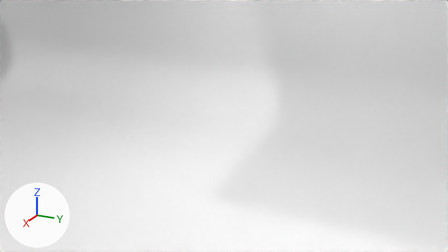
A saved change to the Blender file Blender/Environment/Render_Type_1.blend.
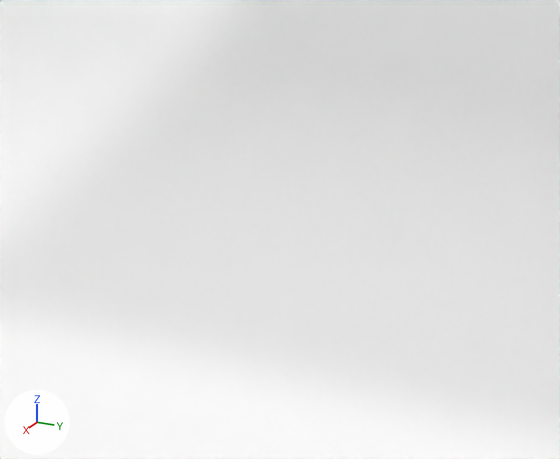
The first picture shows the older version from the file's camera 'Camera'. The close-ups show both versions on the part from 49% to 79% of the width and 49% to 94% of the height of that picture; other places that the commit changed are outside them. The lights are fixed; the arrows at lower left show +X, +Y and +Z.

The scene before the commit, as lines of its bpy script (objects in view):
```python
me_plane_002 = bpy.data.meshes.new('Plane.002')
me_plane_002.from_pydata(...)  # 48 vertices, 30 faces; spans x -4.12..4.24, y -3.59..0.41, z -0.34..2.93
me_plane_002.polygons.foreach_set('use_smooth', [True] * 30)
me_plane_002.materials.append(mat_material_011)  # grey #b0b0b0
ob_plane = bpy.data.objects.new('Plane', me_plane_002)
ob_plane.location = (-1.0, -0.61, 0.338)
ob_plane.rotation_euler = (0.0, 0.0, 1.571)  # degrees (0, 0, 90)
```
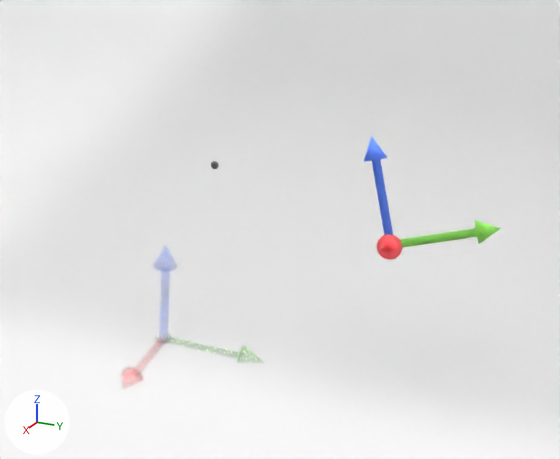
What differs and where, as boxes [x1, y1, x2, y2] in the close-ups (560 x 459 px):
'AX_Y.001', added (green)
    after: [400, 220, 501, 248]
'AX_Z.001', added (blue)
    after: [364, 136, 393, 235]
'AX_Z.002', added
    after: [153, 245, 177, 336]
'AX_Y.002', added
    after: [169, 337, 264, 363]
'AX_X.002', added
    after: [121, 339, 165, 389]
'AX_X.001', added (red)
    after: [377, 234, 402, 260]
'Viewpoint', added
    after: [155, 332, 171, 344]
'Control_Point_4', added
    after: [211, 161, 219, 169]

Edits to the bpy script that builds the scene:
```text
Add ob_control_point_4:
    ob_control_point_4 = bpy.data.objects.new('Control_Point_4', me_sphere_004)  # a UV sphere (32 segments, 16 rings, poles along z) spanning x -0.00422..0.00422, y -0.00422..0.00422, z -0.00422..0.00422; in mat_control_point_1_mat_003 (black #3f3f3f)
    ob_control_point_4.location = (0.125, 0.1, 0.3)
Add ob_ax_x_001:
    ob_ax_x_001 = bpy.data.objects.new('AX_X.001', me_ax_x_001)  # 113 vertices, 180 faces; spans x 0.0..0.1265, y -0.0143..0.0137, z -0.0137..0.0142; in mat_xaxis_003 (red #e7373e)
    ob_ax_x_001.parent = ob_viewpoint_control_point_n
    ob_ax_x_001.location = (0.0, 0.0, 0.385)
Add ob_viewpoint_control_point_n:
    ob_viewpoint_control_point_n = bpy.data.objects.new('Viewpoint_Control_Point_n', me_viewpoint_2_001)  # a UV sphere (32 segments, 16 rings, poles along z) spanning x -0.01..0.01, y -0.01..0.01, z -0.01..0.01; in mat_material_005 (white #e7e7e7)
    ob_viewpoint_control_point_n.location = (-0.065, 0.25, 0.15)
    ob_viewpoint_control_point_n.rotation_euler = (0.349, -0.349, 0.349)  # degrees (20, -20, 20)
Add ob_ax_y_001:
    ob_ax_y_001 = bpy.data.objects.new('AX_Y.001', me_ax_y_001)  # 113 vertices, 180 faces; spans x -0.0137..0.0143, y 0.0..0.1265, z -0.0137..0.0142; in mat_yaxis_003 (green #77c244)
    ob_ax_y_001.parent = ob_viewpoint_control_point_n
    ob_ax_y_001.location = (0.0, 0.0, 0.385)
Add ob_ax_z_001:
    ob_ax_z_001 = bpy.data.objects.new('AX_Z.001', me_ax_z_001)  # 113 vertices, 180 faces; spans x -0.0137..0.0143, y -0.0142..0.0137, z 0.0..0.1265; in mat_zaxis_003 (blue #4a76e7)
    ob_ax_z_001.parent = ob_viewpoint_control_point_n
    ob_ax_z_001.location = (0.0, 0.0, 0.385)
Add ob_ax_x_002:
    ob_ax_x_002 = bpy.data.objects.new('AX_X.002', me_ax_x_002)  # 113 vertices, 180 faces; spans x 0.0..0.1265, y -0.0143..0.0137, z -0.0137..0.0142; in mat_xaxis_001 (red #e7373e)
    ob_ax_x_002.parent = ob_viewpoint
    ob_ax_x_002.location = (0.0, 0.0, 0.385)
Add ob_viewpoint:
    ob_viewpoint = bpy.data.objects.new('Viewpoint', me_viewpoint_2_002)  # a UV sphere (32 segments, 16 rings, poles along z) spanning x -0.01..0.01, y -0.01..0.01, z -0.01..0.01; in mat_material_001 (white #e7e7e7)
    ob_viewpoint.location = (0.0, 0.0, 0.0)
Add ob_ax_y_002:
    ob_ax_y_002 = bpy.data.objects.new('AX_Y.002', me_ax_y_002)  # 113 vertices, 180 faces; spans x -0.0137..0.0143, y 0.0..0.1265, z -0.0137..0.0142; in mat_yaxis_001 (green #77c244)
    ob_ax_y_002.parent = ob_viewpoint
    ob_ax_y_002.location = (0.0, 0.0, 0.385)
Add ob_ax_z_002:
    ob_ax_z_002 = bpy.data.objects.new('AX_Z.002', me_ax_z_002)  # 113 vertices, 180 faces; spans x -0.0137..0.0143, y -0.0142..0.0137, z 0.0..0.1265; in mat_zaxis_001 (blue #4a76e7)
    ob_ax_z_002.parent = ob_viewpoint
    ob_ax_z_002.location = (0.0, 0.0, 0.385)
```
